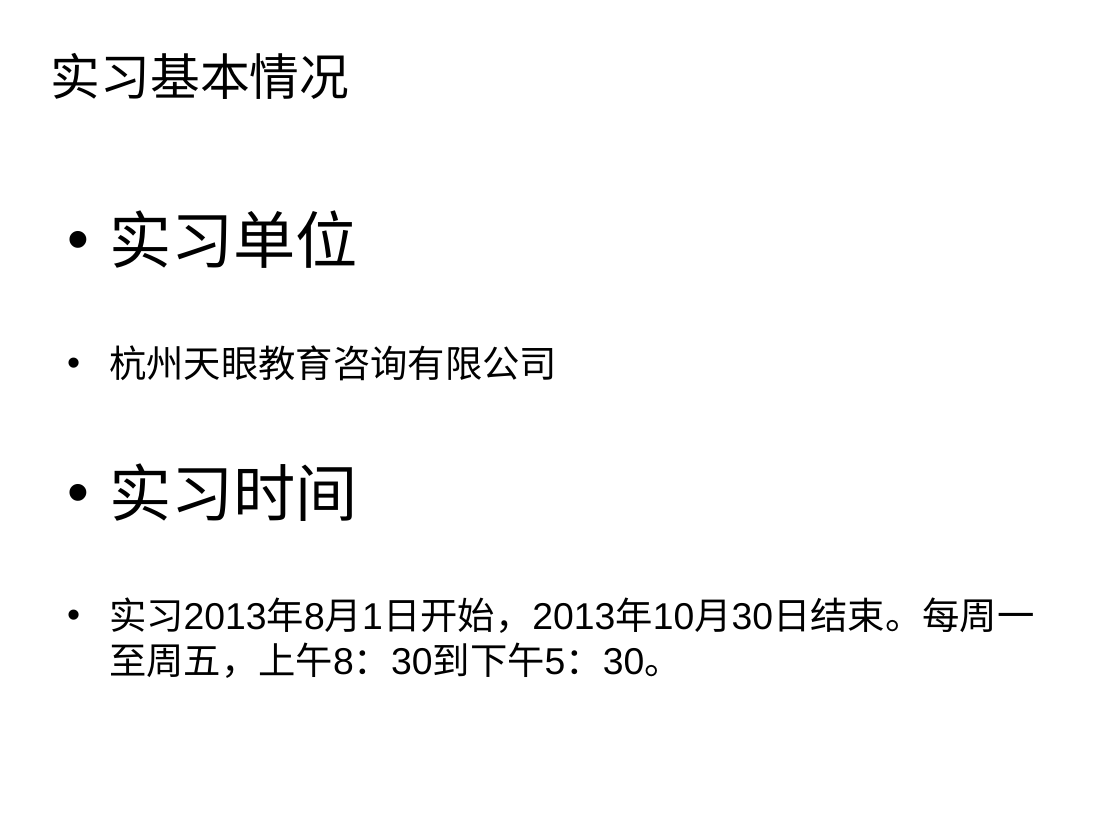
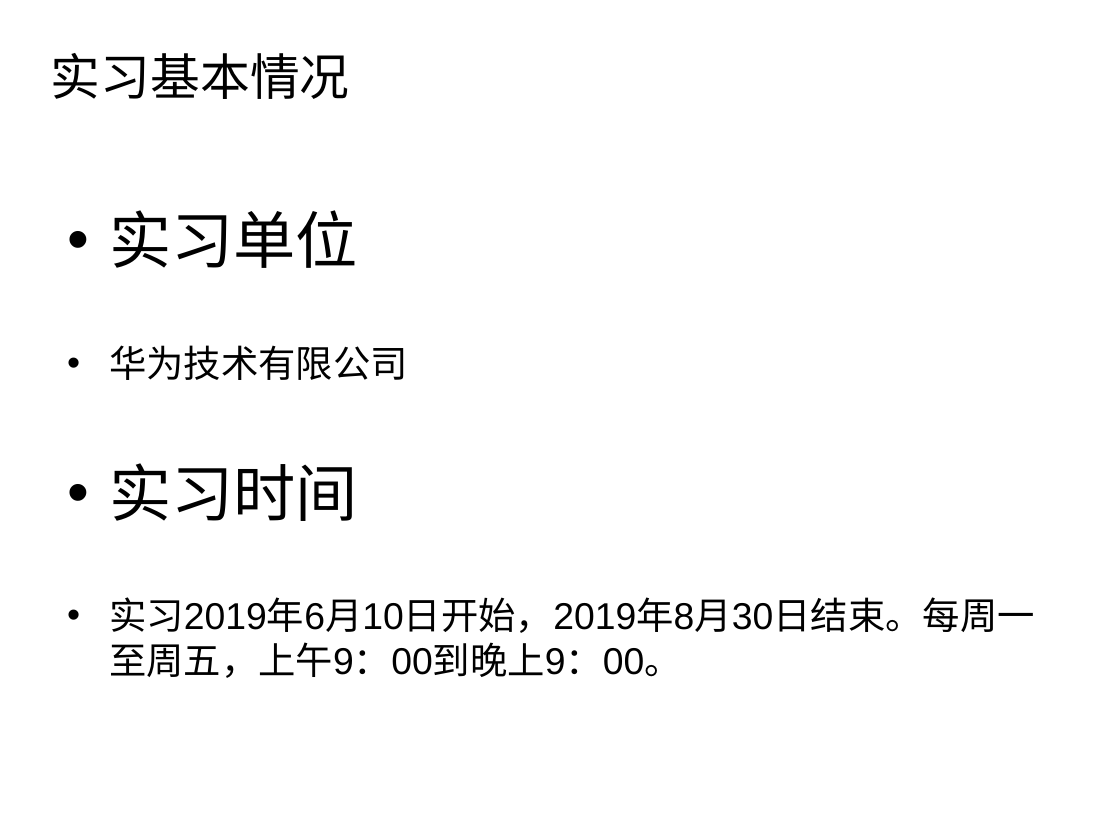
Before and after one commit to iCodeZone/shixi, a slide deck: slide 3 of 6.实习答辩.ppt (slide 4 before the commit). Drawn at 1120x840 pixels with LibreOffice and Linux fonts; fonts in the diff are those of the drawing; background and template pictures are left out. Boxes give left, top, right and bottom in pixels: in the first picture for what was removed or moved away, otherwise in the second. Text is boxed around its words. In the diff, an @@ line names an element or a change of style, - is before the commit and + after.

```diff
--- a/6.实习答辩.ppt
+++ b/6.实习答辩.ppt
@@ text at [109,345,408,380]: text changed @@
-• 杭州天眼教育咨询有限公司
+• 华为技术有限公司
@@ text at [109,597,1035,678]: text changed @@
-• 实习2013年8月1日开始，2013年10月30日结束。每周一至周五，上午8：30到下午5：30。
+• 实习2019年6月10日开始，2019年8月30日结束。每周一至周五，上午9：00到晚上9：00。
```
Also in this commit, not shown: 4 other slides changed, 7 slides added, 14 slides removed, 2 other files.
